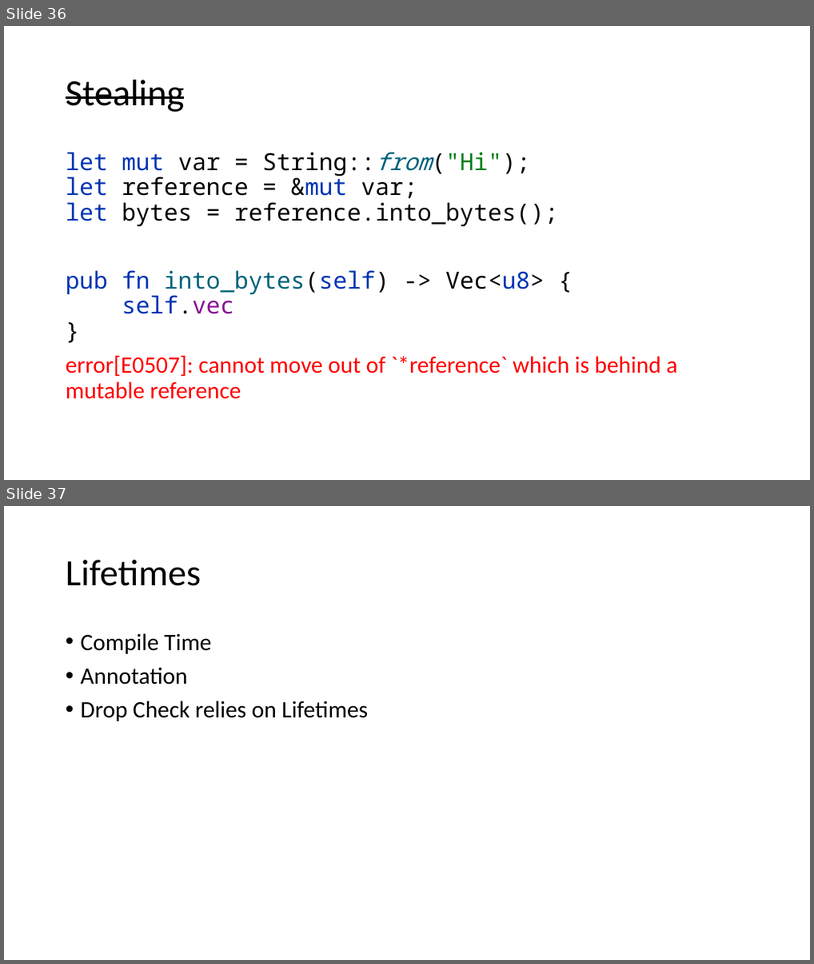
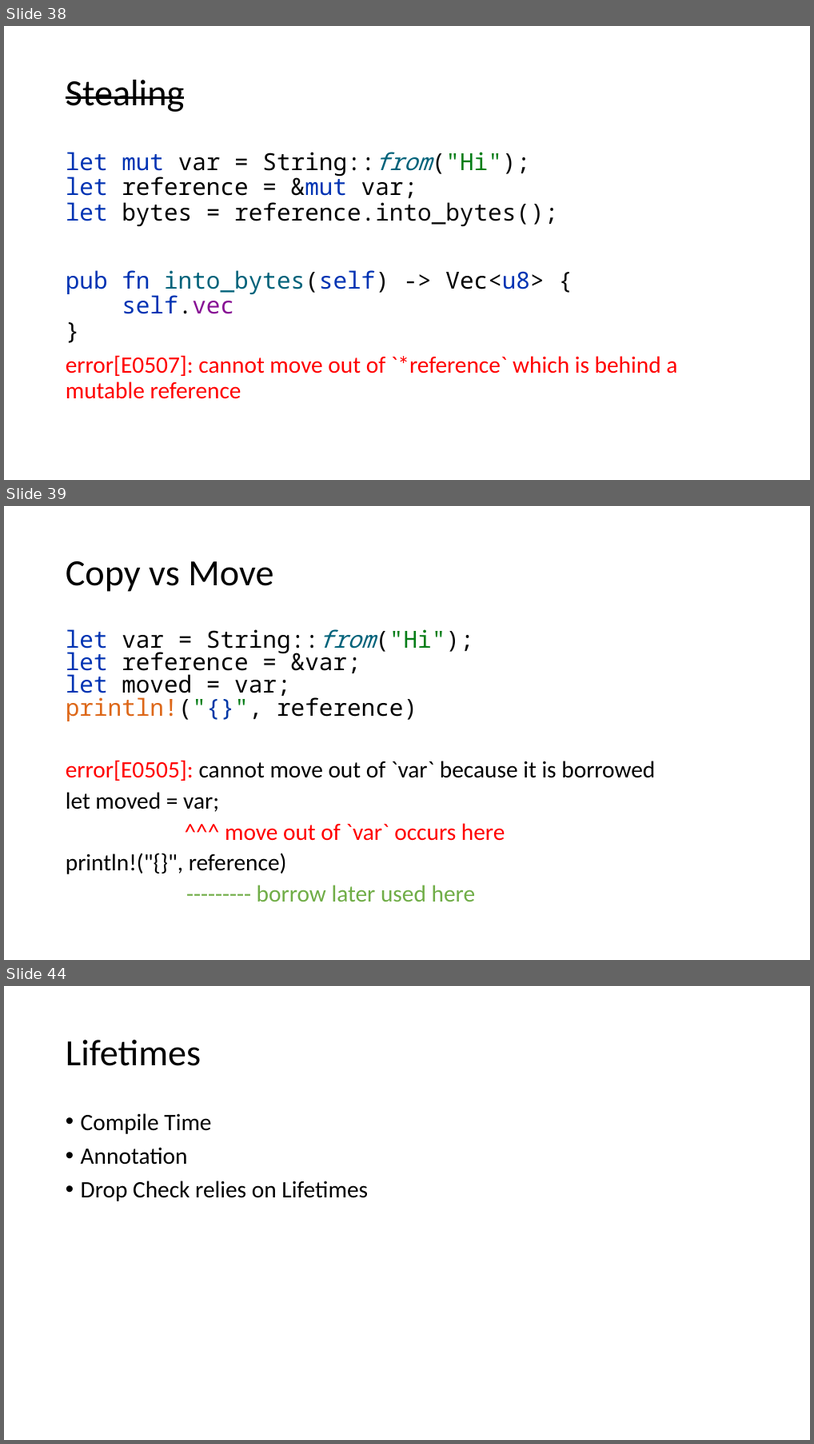
Before and after one commit to kugushev/course-rust-basics, a slide deck: src/02-Ownership/02-Ownership.pptx. Shown one above the other, each under a label of ours: slides 36 and 37 before the commit, slides 38, 39 and 44 after it; the slides between them are not shown. The pictures are 814x964 and 814x1444 pixels, drawn with LibreOffice and Linux fonts; fonts in the diff are those of the drawing. Boxes give left, top, right and bottom in pixels: in the first picture for what was removed or moved away, otherwise in the second. Text is boxed around its words. In the diff, an @@ line names an element or a change of style, - is before the commit and + after.

```diff
--- a/src/02-Ownership/02-Ownership.pptx
+++ b/src/02-Ownership/02-Ownership.pptx
@@ slide 39 added at <box>4,506,810,960</box>, background #FFFFFF @@
@@ title added at <box>66,561,274,592</box>, 44 pt, text #000000 @@
+Copy vs Move
@@ text added at <box>66,629,655,901</box>, 28 pt, text #000000 @@
+let var = String::from("Hi");
+let reference = &var;
+let moved = var;
+println!("{}", reference)
+error[E0505]: cannot move out of `var` because it is borrowed
+let moved = var;
+^^^ move out of `var` occurs here
+println!("{}", reference)
+--------- borrow later used here
@@ what was slide 36 is now slide 38 @@
@@ what was slide 37 is now slide 44 @@
```
Also in this commit, not shown: 11 other slides added.
